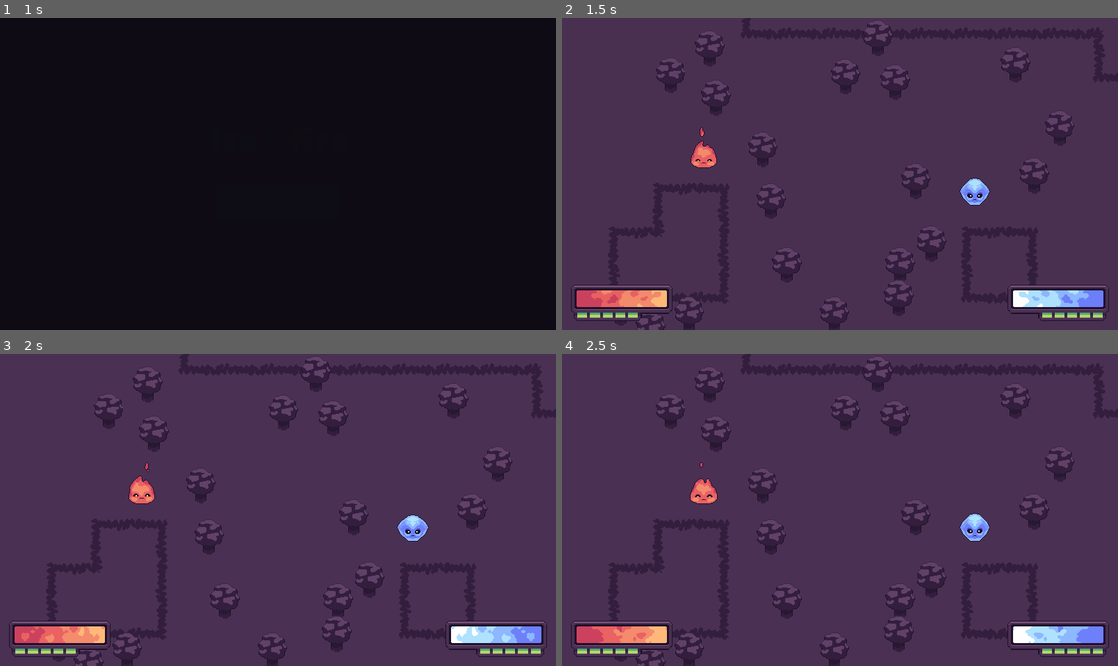
Above: before the commit, frames 1-4 (two rows, left to right).
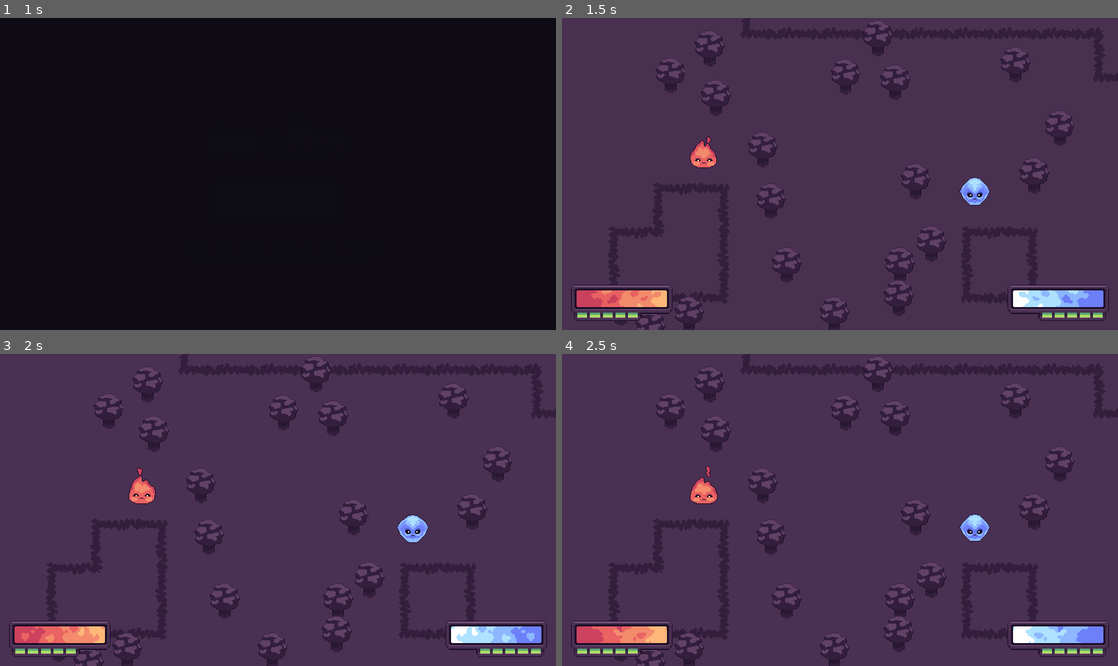
Above: after the commit, the same moments.

Repository: bitbrain/ggj-2022
Game: Godot game, scene res://MainMenu.tscn
Same seed, same stepped clock (60 frames per second), same inputs: the game is played once before the commit and once after it.
Inputs (mouse positions are in pixels of both pictures, inside the frame that each line leads up to):
- Up to frame 1 (1 s): click "Play game!" at 0.5 s
- Up to frame 2 (1.5 s): move the mouse to (962, 158) at 1.27 s
- Up to frame 3 (2 s): no input
- Up to frame 4 (2.5 s): move the mouse to (728, 525) at 2.02 s

Frame 1 is identical in both runs. In frame 2, 0.2% of the frame differs, in the area x 23-77%, y 34-59%; in frame 3, 0.1%; in frame 4, 0.2%.

Commit message:
add UI sounds

Diff:
--- a/godot/Game.tscn
+++ b/godot/Game.tscn
@@ -197,7 +197,7 @@
 
 [node name="Music" type="AudioStreamPlayer" parent="."]
 stream = ExtResource( 9 )
-volume_db = -20.0
+volume_db = -25.0
 autoplay = true
 
 [connection signal="on_complete_fade_out" from="UI/Overlay" to="." method="_on_Overlay_on_complete_fade_out"]
--- a/godot/character/Character.tscn
+++ b/godot/character/Character.tscn
@@ -185,12 +185,13 @@
 visible = false
 material = SubResource( 31 )
 frames = SubResource( 11 )
-frame = 2
+frame = 5
 playing = true
 
 [node name="FireSprite" type="AnimatedSprite" parent="."]
 material = SubResource( 30 )
 frames = SubResource( 21 )
+frame = 3
 playing = true
 
 [node name="Timer" type="Timer" parent="."]
--- a/godot/ui/GameButton.gd
+++ b/godot/ui/GameButton.gd
@@ -3,6 +3,8 @@
 export(String) var text
 
 onready var label : Label = $Label
+onready var hover_sound = $HoverSound
+onready var click_sound = $ClickSound
 
 func _ready():
 	label.modulate = Color("a6859f")
@@ -16,8 +18,12 @@
 
 
 func _on_GameButton_mouse_entered():
+	hover_sound.play()
 	label.modulate = Color("d9bdc8")
 
 
 func _on_GameButton_mouse_exited():
 	label.modulate = Color("a6859f")
+
+func _on_GameButton_pressed():
+	click_sound.play()
--- a/godot/ui/GameButton.tscn
+++ b/godot/ui/GameButton.tscn
@@ -1,8 +1,10 @@
-[gd_scene load_steps=7 format=2]
+[gd_scene load_steps=9 format=2]
 
 [ext_resource path="res://ui/buttons.png" type="Texture" id=1]
 [ext_resource path="res://font/font.tres" type="DynamicFont" id=2]
 [ext_resource path="res://ui/GameButton.gd" type="Script" id=3]
+[ext_resource path="res://ui/button-click.ogg" type="AudioStream" id=4]
+[ext_resource path="res://ui/button-hover.ogg" type="AudioStream" id=5]
 
 [sub_resource type="AtlasTexture" id=1]
 atlas = ExtResource( 1 )
@@ -43,6 +45,14 @@
 "_edit_use_anchors_": false
 }
 
+[node name="HoverSound" type="AudioStreamPlayer" parent="."]
+stream = ExtResource( 5 )
+bus = "Environment"
+
+[node name="ClickSound" type="AudioStreamPlayer" parent="."]
+stream = ExtResource( 4 )
+volume_db = -5.0
+
 [connection signal="mouse_entered" from="." to="." method="_on_GameButton_mouse_entered"]
 [connection signal="mouse_exited" from="." to="." method="_on_GameButton_mouse_exited"]
 [connection signal="pressed" from="." to="." method="_on_GameButton_pressed"]
Not shown, added: godot/ui/button-click.ogg.import
Not shown, added: godot/ui/button-hover.ogg.import
Not shown, added: godot/ui/button-click.ogg
Not shown, added: godot/ui/button-hover.ogg
